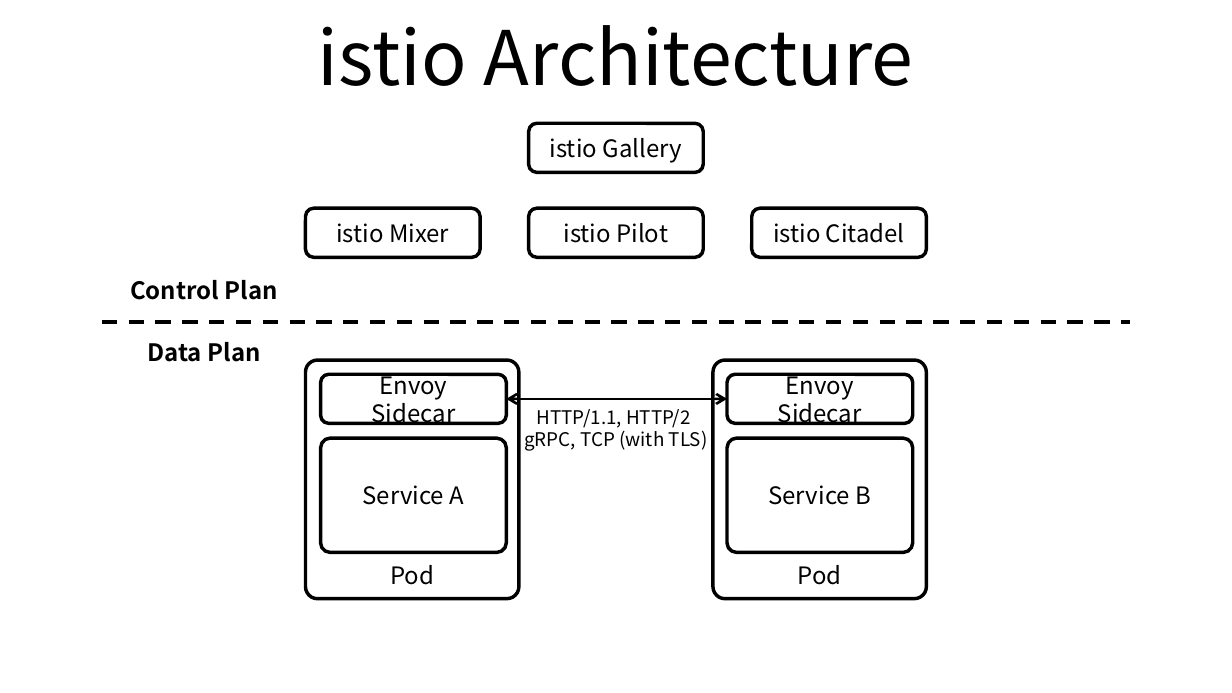
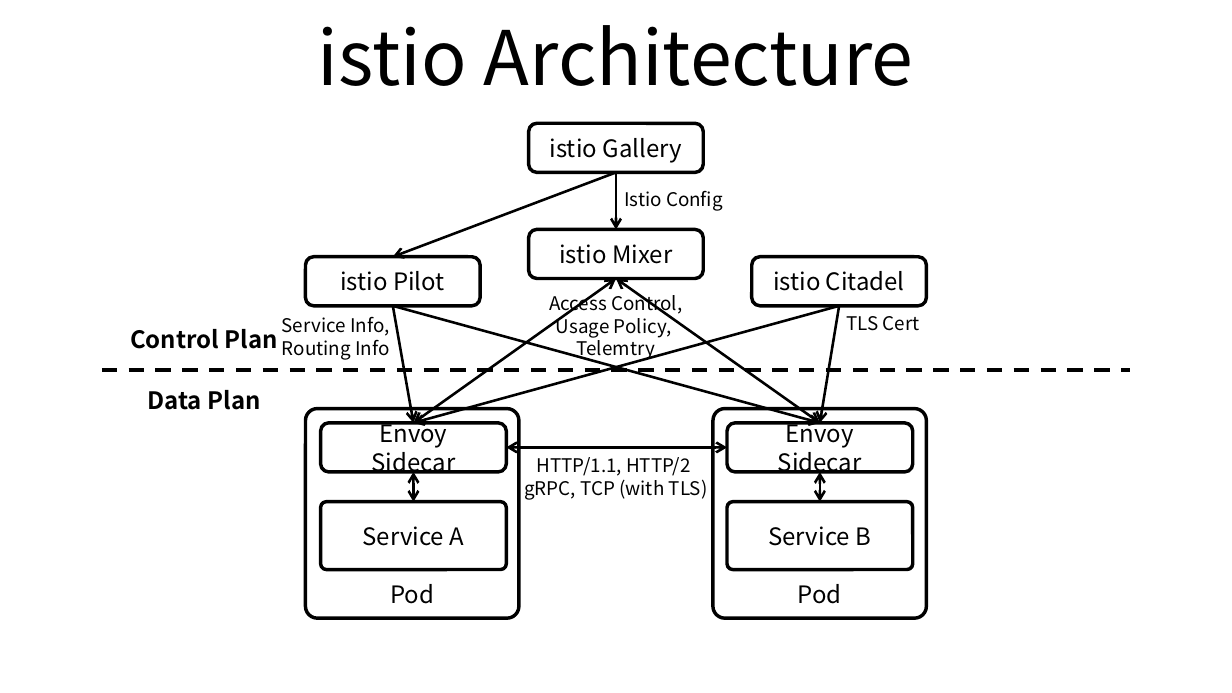
Before and after one commit to ssup2/blog-old, a slide deck: slide 1 of images/theory_analysis/istio_Architecture/istio_Architecture.pptx. Drawn at 1232x693 pixels with LibreOffice and Linux fonts; fonts in the diff are those of the drawing. Boxes give left, top, right and bottom in pixels: in the first picture for what was removed or moved away, otherwise in the second. Text is boxed around its words. In the diff, an @@ line names an element or a change of style, - is before the commit and + after.

```diff
--- a/images/theory_analysis/istio_Architecture/istio_Architecture.pptx
+++ b/images/theory_analysis/istio_Architecture/istio_Architecture.pptx
@@ arrow added from (616, 172) to (393, 256), #000000 1.5 pt @@
@@ arrow added from (616, 172) to (616, 229), #000000 1.5 pt @@
@@ text added at (624,191,723,211), 11 pt, text #000000 @@
+Istio Config
@@ rounded rectangle "istio Mixer": place and size @@
-rounded rectangle "istio Mixer" at (529,208,703,257)
+rounded rectangle "istio Mixer" at (529,229,703,278)
@@ 4 rounded rectangles, 3 texts, 1 line, 1 double arrow: place and size @@
-4 rounded rectangles, 3 texts, 1 line, 1 double arrow at (102,208,1130,451)
+4 rounded rectangles, 3 texts, 1 line, 1 double arrow at (102,256,1130,500)
@@ text in rounded rectangle at (559,244,672,264): text changed @@
-istio Pilot
+istio Mixer
@@ text in rounded rectangle at (340,271,445,291): text changed @@
-istio Mixer
+istio Pilot
@@ double arrow added from (616, 278) to (414, 423), #000000 1.5 pt @@
@@ text added at (549,291,682,361), 11 pt, text #000000 @@
+Access Control,
+Usage Policy,
+Telemtry
@@ double arrow added from (616, 278) to (819, 423), #000000 1.5 pt @@
@@ text added at (282,317,389,360), 11 pt, text #000000 @@
+Service Info,
+Routing Info
@@ arrow added from (393, 306) to (414, 423), #000000 1.5 pt @@
@@ arrow added from (393, 306) to (819, 423), #000000 1.5 pt @@
@@ arrow added from (839, 306) to (414, 423), #000000 1.5 pt @@
@@ arrow added from (839, 306) to (819, 423), #000000 1.5 pt @@
@@ text added at (846,316,920,331), 11 pt, text #000000 @@
+TLS Cert
@@ rounded rectangle "Pod": place and size @@
-rounded rectangle "Pod" at (306,360,519,599)
+rounded rectangle "Pod" at (306,409,519,618)
@@ rounded rectangle "Pod": place and size @@
-rounded rectangle "Pod" at (713,360,926,599)
+rounded rectangle "Pod" at (713,409,926,618)
@@ double arrow added from (414, 472) to (414, 501), #000000 1.5 pt @@
@@ double arrow added from (819, 472) to (819, 501), #000000 1.5 pt @@
@@ rounded rectangle "Service A": place and size @@
-rounded rectangle "Service A" at (320,439,506,553)
+rounded rectangle "Service A" at (320,501,506,569)
@@ rounded rectangle "Service B": place and size @@
-rounded rectangle "Service B" at (727,439,913,553)
+rounded rectangle "Service B" at (727,501,913,569)
```
Also in this commit, not shown: 3 other files.
